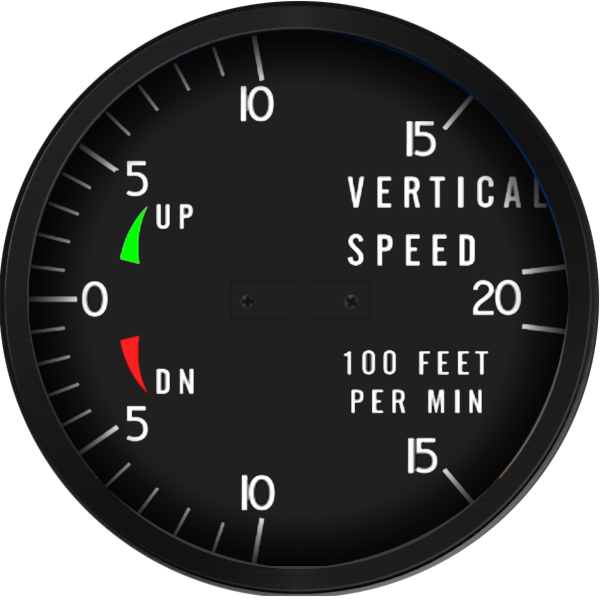
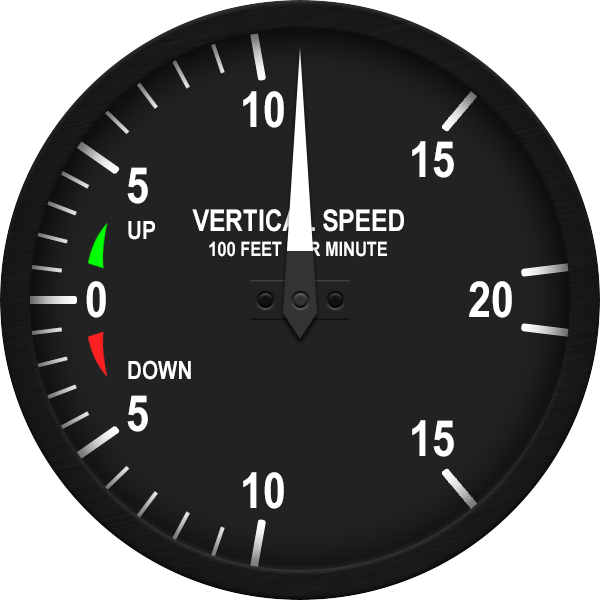
Layered file, before and after one edit (600x600). Changes by layer:
removed group "tachometer" (3 layers) over box(0, 0, 600, 597)
removed layer "Layer 1" from group "tachometer" over box(0, 0, 600, 597)
added group "Gauge" with 57 layers over box(0, 0, 600, 600)
added group "Bezel" (1st of 2, in "Gauge") with 2 layers in group "Gauge" over box(0, 0, 600, 600)
added layer "Metal" (30%) in group "Bezel" over box(0, 0, 600, 600)
added layer "Bezel" (2nd of 2, in "Gauge" › "Bezel") in group "Bezel" over box(0, 0, 600, 600)
added group "Inner Plate" (1st of 2, in "Gauge") with 50 layers in group "Gauge" over box(1, 5, 599, 595)
added group "Numbers" with 8 layers in group "Inner Plate" over box(86, 91, 512, 509)
added group "Nubs" with 27 layers in group "Inner Plate" over box(1, 5, 599, 595)
added group "Extended" with 9 layers in group "Nubs" over box(1, 5, 599, 595)
moved "Layer 3" (1st of 21, in "Gauge" › "Inner Plate" › "Nubs" › "Extended") into group "Extended", painted on it over box(9, 10, 589, 586)
removed layer "Layer 10" from group "tachometer" over box(15, 6, 585, 581)
added layer "Layer 4" (2nd of 4, in "Gauge" › "Inner Plate" › "Nubs" › "Extended") in group "Extended" over box(299, 298, 495, 532)
added layer "Layer 4" (4th of 4, in "Gauge" › "Inner Plate" › "Nubs" › "Extended") in group "Extended" over box(299, 68, 495, 302)
added group "Short" with 16 layers in group "Nubs" over box(3, 15, 302, 585)
added layer "Layer 3" (10th of 21, in "Gauge" › "Inner Plate" › "Nubs" › "Short") in group "Short" over box(84, 298, 302, 511)
added layer "Layer 3" (11th of 21, in "Gauge" › "Inner Plate" › "Nubs" › "Short") in group "Short" over box(119, 298, 302, 542)
added layer "Layer 3" (18th of 21, in "Gauge" › "Inner Plate" › "Nubs" › "Short") in group "Short" over box(84, 89, 302, 302)
added layer "Inner Plate" (2nd of 2, in "Gauge" › "Inner Plate") in group "Inner Plate" over box(11, 11, 586, 586)
…and 42 more changes (42 added)
